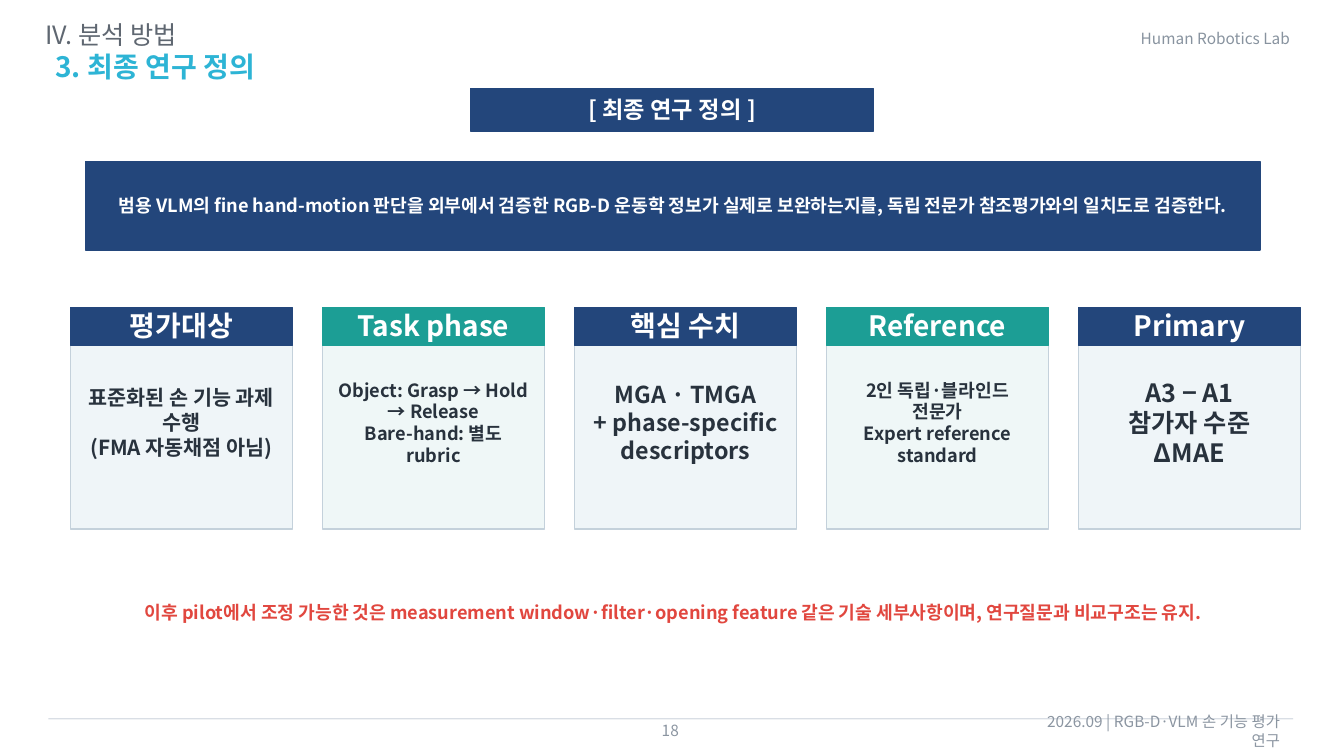
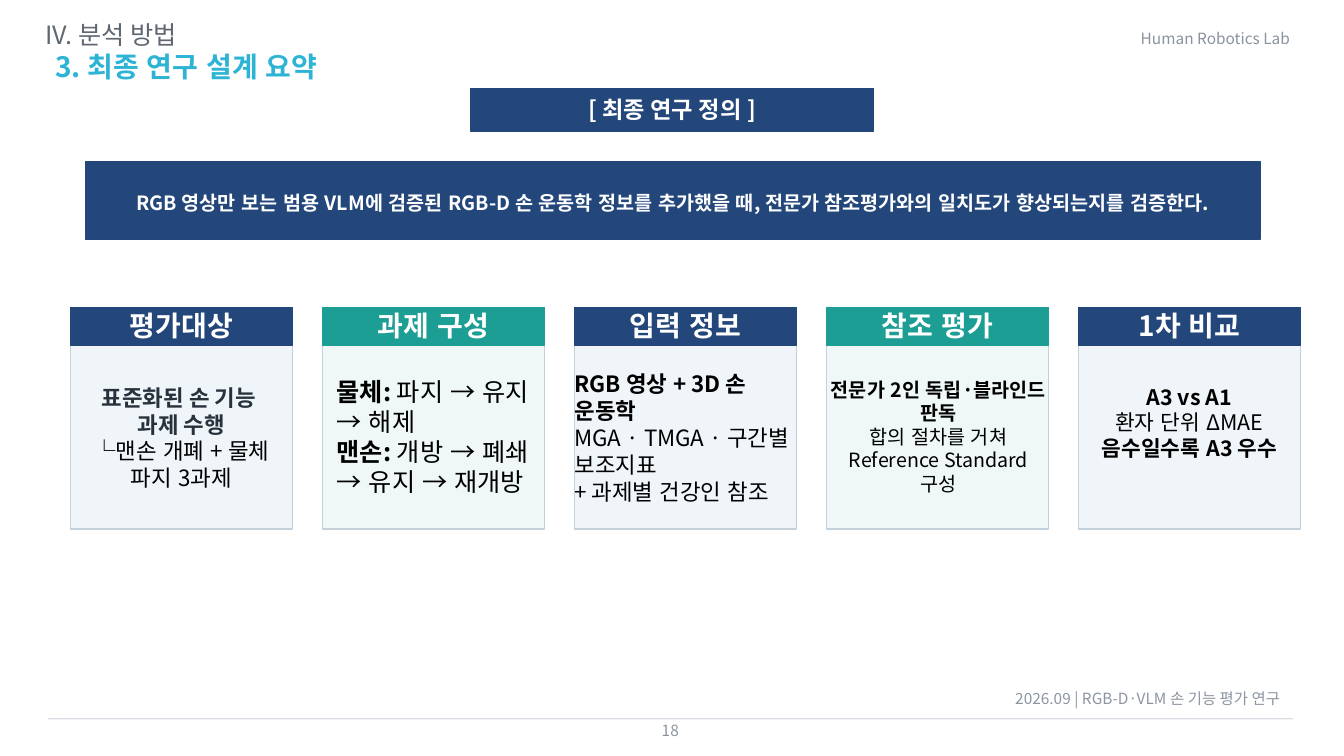
Before and after one commit to passtock/casstone, a slide deck: slide 18 of capstone/연구계획서22000561이재용0910.pptx. Drawn at 1344x756 pixels with LibreOffice and Linux fonts; fonts in the diff are those of the drawing. Boxes give left, top, right and bottom in pixels: in the first picture for what was removed or moved away, otherwise in the second. Text is boxed around its words. In the diff, an @@ line names an element or a change of style, - is before the commit and + after.

Commit message:
0910new

```diff
--- a/capstone/연구계획서22000561이재용0910.pptx
+++ b/capstone/연구계획서22000561이재용0910.pptx
@@ text at [55, 53, 318, 80]: text changed @@
-3. 최종 연구 정의
+3. 최종 연구 설계 요약
@@ rectangle: place and size @@
-rectangle at [86, 161, 1260, 250]
+rectangle at [86, 161, 1260, 240]
@@ text at [136, 193, 1209, 214]: text changed; size 12.9 to 14 pt @@
-범용 VLM의 fine hand-motion 판단을 외부에서 검증한 RGB-D 운동학 정보가 실제로 보완하는지를, 독립 전문가 참조평가와의 일치도로 검증한다.
+RGB 영상만 보는 범용 VLM에 검증된 RGB-D 손 운동학 정보를 추가했을 때, 전문가 참조평가와의 일치도가 향상되는지를 검증한다.
@@ text at [378, 312, 489, 339]: text changed @@
-Task phase
+과제 구성
@@ text at [630, 312, 741, 339]: text changed @@
-핵심 수치
+입력 정보
@@ text at [882, 312, 993, 339]: text changed @@
-Reference
+참조 평가
@@ text at [1138, 312, 1241, 339]: text changed @@
-Primary
+1차 비교
@@ text at [94, 387, 269, 488]: text changed; size 14.8 to 16 pt; text colour #28323D to #000000; bold off @@
-표준화된 손 기능 과제 수행
-(FMA 자동채점 아님)
+표준화된 손 기능
+과제 수행
+└맨손 개폐 + 물체 파지 3과제
@@ text at [337, 380, 529, 493]: text changed; size 12.9 to 18 pt; text colour #28323D to #000000; bold off @@
-Object: Grasp → Hold → Release
-Bare-hand: 별도 rubric
+물체: 파지 → 유지 → 해제
+맨손: 개방 → 폐쇄 → 유지 → 재개방
@@ text at [575, 373, 789, 502]: text changed; size 16.6 to 16 pt; text colour #28323D to #000000; bold off @@
-MGA · TMGA
-+ phase-specific descriptors
+RGB 영상 + 3D 손 운동학
+MGA · TMGA · 구간별 보조지표
++ 과제별 건강인 참조
@@ text at [831, 380, 1046, 493]: text changed; size 12.9 to 14 pt; text colour #28323D to #000000; bold off @@
-2인 독립·블라인드 전문가
-Expert reference standard
+전문가 2인 독립·블라인드 판독
+합의 절차를 거쳐 Reference Standard 구성
@@ text at [1102, 389, 1277, 458]: text changed; size 18 to 15.3 pt; text colour #28323D to #000000 @@
-A3 − A1
-참가자 수준 ΔMAE
+A3 vs A1
+환자 단위 ΔMAE
+음수일수록 A3 우수
@@ text removed at [145, 603, 1201, 624] @@
-이후 pilot에서 조정 가능한 것은 measurement window·filter·opening feature 같은 기술 세부사항이며, 연구질문과 비교구조는 유지.
@@ text "2026.09 | RGB-D·VLM 손 기능 ..." rewrapped from [1047, 714, 1280, 747] to [1015, 691, 1280, 705] @@
```
Also in this commit, not shown: 5 other slides changed, 2 slides added, 2 slides removed.
